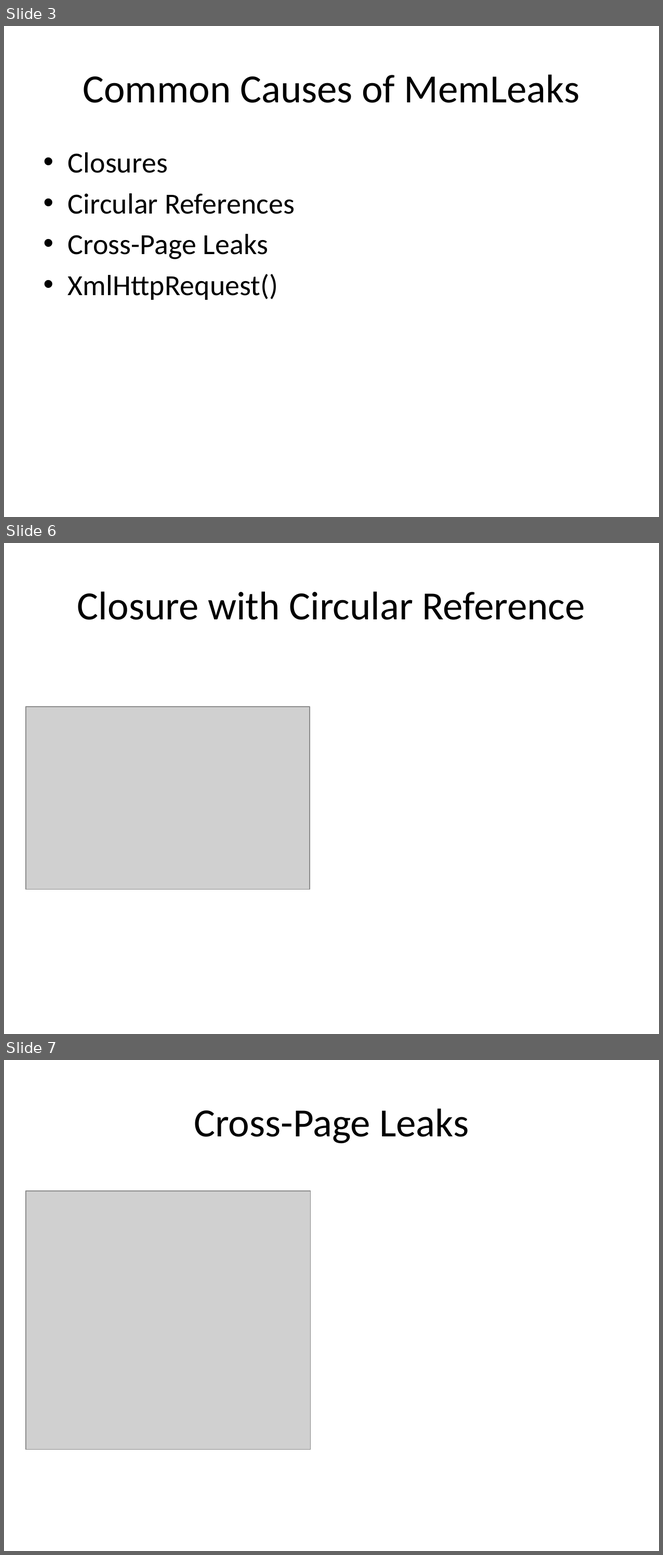
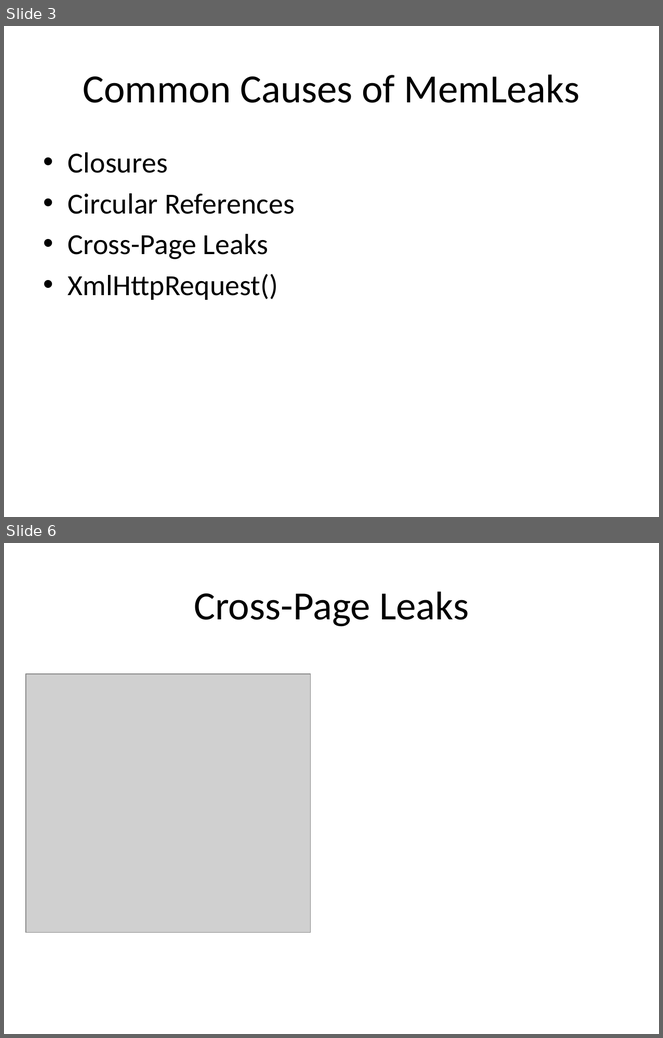
Before and after one commit to pbl2108/E6121_FinalProject, a slide deck: javascriptSlideshow.pptx. Shown one above the other, each under a label of ours: slides 3, 6 and 7 before the commit, slides 3 and 6 after it; the slides between them are not shown. The pictures are 663x1555 and 663x1038 pixels, drawn with LibreOffice and Linux fonts; fonts in the diff are those of the drawing; grey boxes stand for pictures. Boxes give left, top, right and bottom in pixels: in the first picture for what was removed or moved away, otherwise in the second. Text is boxed around its words. In the diff, an @@ line names an element or a change of style, - is before the commit and + after.

```diff
--- a/javascriptSlideshow.pptx
+++ b/javascriptSlideshow.pptx
@@ slide 6 removed at (x1=4, y1=543, x2=659, y2=1034), background #FFFFFF @@
@@ title removed at (x1=77, y1=591, x2=585, y2=620) @@
-Closure with Circular Reference
@@ picture removed at (x1=26, y1=707, x2=309, y2=890) @@
@@ what was slide 7 is now slide 6 @@
```
Also in this commit, not shown: 1 slide changed, 1 slide added, 1 other slide removed.
